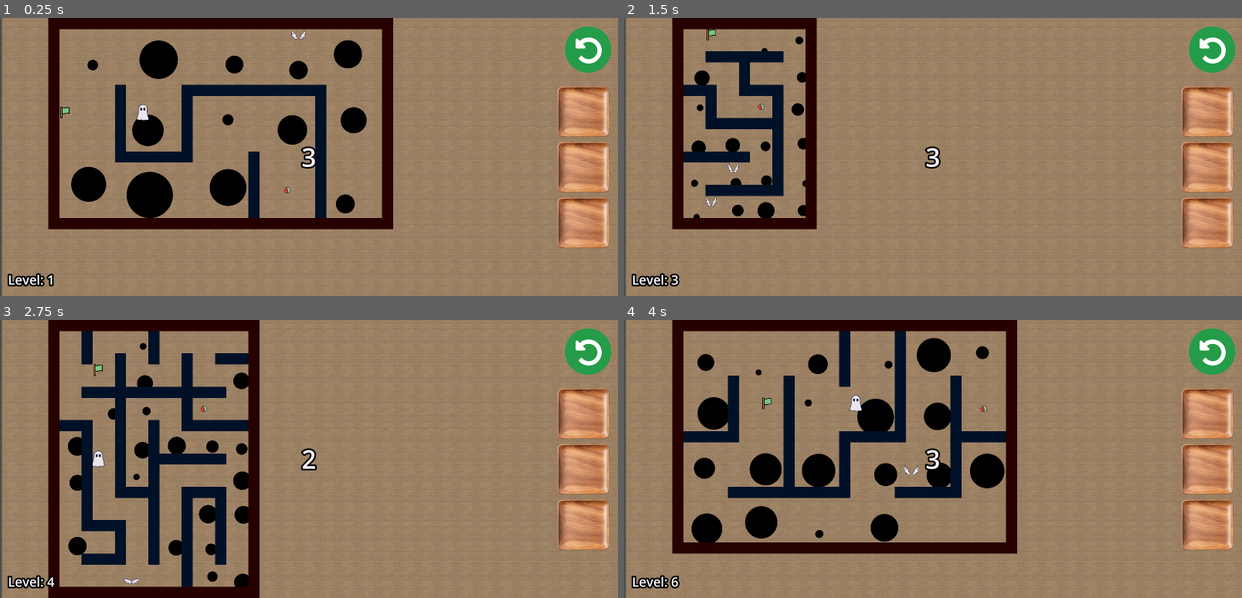
Above: before the commit, frames 1-4 (two rows, left to right).
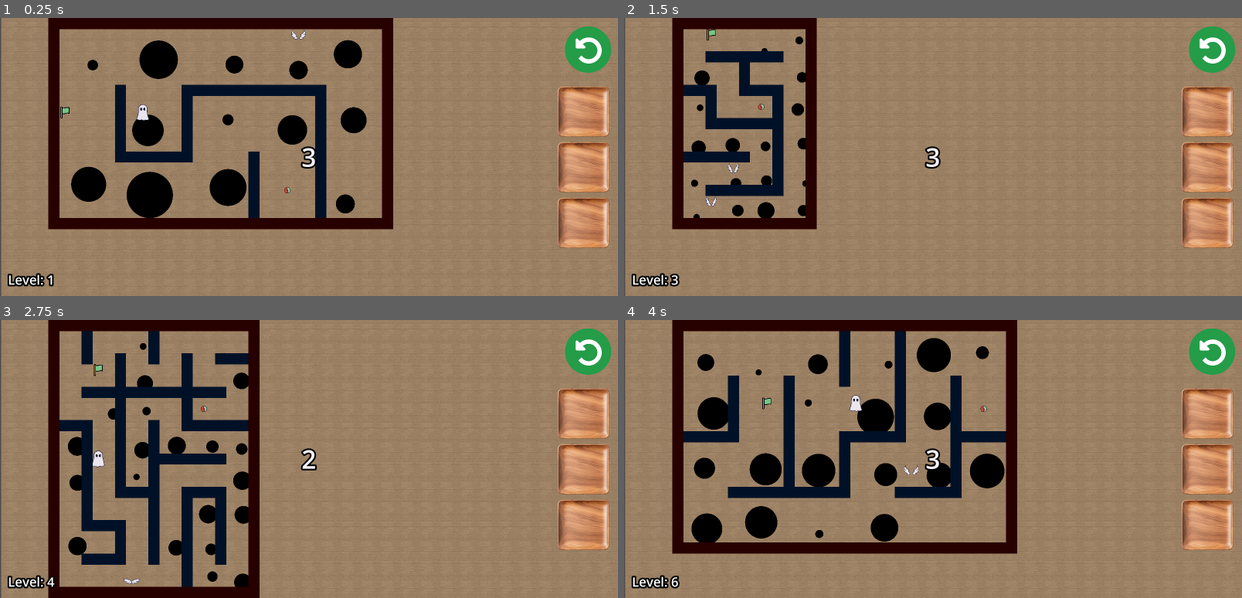
Above: after the commit, the same moments.

Repository: Herovero/GyroMaze
Game: Godot game, scene res://Scenes/main.tscn
Two runs of this game, one before a commit and one after it. Both use one fixed random seed, a clock stepped at 60 frames per second and the inputs below.
Inputs:
- Up to frame 1 (0.25 s): no input
- Up to frame 2 (1.5 s): tap Enter (ui_accept) at 0.5, 0.77 s; hold Right (ui_right) 0.53-1.28 s; hold Down (ui_down) from 1.28 s (still down)
- Up to frame 3 (2.75 s): tap Enter (ui_accept) at 1.52 s; release Down (ui_down) at 2.03 s; hold Right (ui_right) from 2.03 s (still down)
- Up to frame 4 (4 s): release Right (ui_right) at 2.78 s; hold Up (ui_up) 2.78-3.53 s; tap Enter (ui_accept) at 3.02, 3.77 s; hold Left (ui_left) from 3.53 s (still down)

The runs differ from the first frame. In frame 1, 0.2% of the frame differs, in the area x 0-1%, y 0-100%; in frame 2, 0.2%; in frame 3, 0.2%; in frame 4, 0.2%.

Commit message:
Added time remaining timer node

Diff:
--- a/Scenes/main.tscn
+++ b/Scenes/main.tscn
@@ -13,6 +13,7 @@
 [ext_resource type="PackedScene" uid="uid://cy81f3sgiqhtq" path="res://Scenes/powerup_slot.tscn" id="10_jkdf5"]
 [ext_resource type="PackedScene" uid="uid://ggicmeg7fv1h" path="res://Scenes/powerup_ghost.tscn" id="11_d1ilt"]
 [ext_resource type="PackedScene" uid="uid://bi5snb0ma00j1" path="res://Scenes/powerup_wing.tscn" id="12_6iyac"]
+[ext_resource type="Script" uid="uid://dcaxkqiax2bvs" path="res://Scripts/time_remaining.gd" id="12_jkdf5"]
 
 [node name="Node2D" type="Node2D"]
 
@@ -50,14 +51,17 @@
 metadata/_edit_group_ = true
 metadata/_edit_use_anchors_ = true
 
-[node name="Timer" type="Timer" parent="."]
+[node name="Time_remaining" type="Timer" parent="."]
+wait_time = 180.0
+
+[node name="Time_countdown" type="Timer" parent="."]
 wait_time = 3.0
 autostart = true
 
 [node name="TextureRect" type="TextureRect" parent="."]
 texture_repeat = 2
-offset_left = -601.0
-offset_right = 7387.0
+offset_left = -609.0
+offset_right = 7379.0
 offset_bottom = 3674.0
 texture = ExtResource("8_344ge")
 stretch_mode = 1
@@ -88,6 +92,15 @@
 scale = Vector2(0.3, 0.3)
 texture_normal = ExtResource("6_ynf5e")
 action = "ui_accept"
+
+[node name="time_remaining" type="Label" parent="InGameUIs"]
+offset_left = 16.0
+offset_right = 56.0
+offset_bottom = 69.0
+theme_override_constants/outline_size = 20
+theme_override_font_sizes/font_size = 50
+text = "3"
+script = ExtResource("12_jkdf5")
 
 [node name="time_countdown" type="Label" parent="InGameUIs"]
 z_index = 2
--- /dev/null
+++ b/Scenes/timer.tscn
@@ -0,0 +1,352 @@
+[gd_scene load_steps=85 format=3 uid="uid://dvrl07d5fk8k7"]
+
+[ext_resource type="Script" uid="uid://dycwpfx4t14h8" path="res://Scripts/collectible_timer.gd" id="1_26t6q"]
+[ext_resource type="Texture2D" uid="uid://jr14k5kgllwy" path="res://Assets/collectibles/timer/_a_frm0,2020.png" id="1_in87v"]
+[ext_resource type="Texture2D" uid="uid://dofdw1evywj82" path="res://Assets/collectibles/timer/_a_frm1,30.png" id="2_26t6q"]
+[ext_resource type="Texture2D" uid="uid://dsad3x4gungnt" path="res://Assets/collectibles/timer/_a_frm2,20.png" id="3_35ljr"]
+[ext_resource type="Texture2D" uid="uid://cwwv3vl77lloj" path="res://Assets/collectibles/timer/_a_frm3,30.png" id="4_d31y3"]
+[ext_resource type="Texture2D" uid="uid://pyiy7ddryjey" path="res://Assets/collectibles/timer/_a_frm4,20.png" id="5_jicgn"]
+[ext_resource type="Texture2D" uid="uid://cc4pn5jch3ong" path="res://Assets/collectibles/timer/_a_frm5,30.png" id="6_yvgb5"]
+[ext_resource type="Texture2D" uid="uid://col0p20hli4y8" path="res://Assets/collectibles/timer/_a_frm6,20.png" id="7_h35a5"]
+[ext_resource type="Texture2D" uid="uid://dijckmyenvdqi" path="res://Assets/collectibles/timer/_a_frm7,30.png" id="8_fwwjn"]
+[ext_resource type="Texture2D" uid="uid://2w5i0q3swagj" path="res://Assets/collectibles/timer/_a_frm8,20.png" id="9_hhvbs"]
+[ext_resource type="Texture2D" uid="uid://48ek284aocuk" path="res://Assets/collectibles/timer/_a_frm9,30.png" id="10_b12sg"]
+[ext_resource type="Texture2D" uid="uid://mpy25vn5ffdl" path="res://Assets/collectibles/timer/_a_frm10,20.png" id="11_1o3vd"]
+[ext_resource type="Texture2D" uid="uid://57lghm7ivub5" path="res://Assets/collectibles/timer/_a_frm11,30.png" id="12_nv535"]
+[ext_resource type="Texture2D" uid="uid://nxmi0ojholmx" path="res://Assets/collectibles/timer/_a_frm12,20.png" id="13_omhu3"]
+[ext_resource type="Texture2D" uid="uid://beucalxoc3qsw" path="res://Assets/collectibles/timer/_a_frm13,30.png" id="14_ef2ru"]
+[ext_resource type="Texture2D" uid="uid://db28y3vob1blg" path="res://Assets/collectibles/timer/_a_frm14,20.png" id="15_uqqxu"]
+[ext_resource type="Texture2D" uid="uid://dakcimn26sctg" path="res://Assets/collectibles/timer/_a_frm15,30.png" id="16_xlri4"]
+[ext_resource type="Texture2D" uid="uid://bdvxjgl4spf0s" path="res://Assets/collectibles/timer/_a_frm16,20.png" id="17_fum3w"]
+[ext_resource type="Texture2D" uid="uid://dcwuychpictfo" path="res://Assets/collectibles/timer/_a_frm17,30.png" id="18_y7ifi"]
+[ext_resource type="Texture2D" uid="uid://buq1vnp8pkmmv" path="res://Assets/collectibles/timer/_a_frm18,20.png" id="19_7laxl"]
+[ext_resource type="Texture2D" uid="uid://bmtxwn6t3ygb1" path="res://Assets/collectibles/timer/_a_frm19,30.png" id="20_6grf5"]
+[ext_resource type="Texture2D" uid="uid://5tjm38uobg3t" path="res://Assets/collectibles/timer/_a_frm20,20.png" id="21_bjerm"]
+[ext_resource type="Texture2D" uid="uid://cmq3m13ixwkf7" path="res://Assets/collectibles/timer/_a_frm21,30.png" id="22_k7j7u"]
+[ext_resource type="Texture2D" uid="uid://mhn63ntwuprf" path="res://Assets/collectibles/timer/_a_frm22,20.png" id="23_fsxgo"]
+[ext_resource type="Texture2D" uid="uid://c0ukaokc375u1" path="res://Assets/collectibles/timer/_a_frm23,30.png" id="24_32hth"]
+[ext_resource type="Texture2D" uid="uid://ckppwf1rjxr50" path="res://Assets/collectibles/timer/_a_frm24,20.png" id="25_viih7"]
+[ext_resource type="Texture2D" uid="uid://dhkgekkvu5bmt" path="res://Assets/collectibles/timer/_a_frm25,30.png" id="26_ehu8g"]
+[ext_resource type="Texture2D" uid="uid://gb8f73sgicp0" path="res://Assets/collectibles/timer/_a_frm26,20.png" id="27_dmcke"]
+[ext_resource type="Texture2D" uid="uid://dak8mu3cpo7cb" path="res://Assets/collectibles/timer/_a_frm27,30.png" id="28_8qp5i"]
+[ext_resource type="Texture2D" uid="uid://o4wksncsc5ml" path="res://Assets/collectibles/timer/_a_frm28,20.png" id="29_ojqj8"]
+[ext_resource type="Texture2D" uid="uid://82djpe1cbiu" path="res://Assets/collectibles/timer/_a_frm29,30.png" id="30_3sqvb"]
+[ext_resource type="Texture2D" uid="uid://43vnx4qad4ni" path="res://Assets/collectibles/timer/_a_frm30,20.png" id="31_4b3hf"]
+[ext_resource type="Texture2D" uid="uid://snvnfu3pgiea" path="res://Assets/collectibles/timer/_a_frm31,30.png" id="32_aerui"]
+[ext_resource type="Texture2D" uid="uid://hjiomesfh8ni" path="res://Assets/collectibles/timer/_a_frm32,20.png" id="33_yk632"]
+[ext_resource type="Texture2D" uid="uid://chpqgn4grv1qa" path="res://Assets/collectibles/timer/_a_frm33,30.png" id="34_6k2w2"]
+[ext_resource type="Texture2D" uid="uid://bx6k1wvs6kv70" path="res://Assets/collectibles/timer/_a_frm34,20.png" id="35_7rtuv"]
+[ext_resource type="Texture2D" uid="uid://dt5yafvllbh7y" path="res://Assets/collectibles/timer/_a_frm35,30.png" id="36_2b8n3"]
+[ext_resource type="Texture2D" uid="uid://ce0kkptv5inh3" path="res://Assets/collectibles/timer/_a_frm36,20.png" id="37_sd0t6"]
+[ext_resource type="Texture2D" uid="uid://bs8qrgowawuog" path="res://Assets/collectibles/timer/_a_frm37,30.png" id="38_tp0cy"]
+[ext_resource type="Texture2D" uid="uid://vxdrxk88mqxk" path="res://Assets/collectibles/timer/_a_frm38,20.png" id="39_xyuhx"]
+[ext_resource type="Texture2D" uid="uid://digew3b4pijrt" path="res://Assets/collectibles/timer/_a_frm39,30.png" id="40_lk2y7"]
+[ext_resource type="Texture2D" uid="uid://s2sfbakyx0oq" path="res://Assets/collectibles/timer/_a_frm40,20.png" id="41_wpuiw"]
+[ext_resource type="Texture2D" uid="uid://dye17ojk44wpc" path="res://Assets/collectibles/timer/_a_frm41,30.png" id="42_vbxaw"]
+[ext_resource type="Texture2D" uid="uid://dlcqxt0qusuvy" path="res://Assets/collectibles/timer/_a_frm42,20.png" id="43_gswje"]
+[ext_resource type="Texture2D" uid="uid://dqnanrundc3sh" path="res://Assets/collectibles/timer/_a_frm43,30.png" id="44_qccuc"]
+[ext_resource type="Texture2D" uid="uid://bfpt6sxw8y7co" path="res://Assets/collectibles/timer/_a_frm44,20.png" id="45_yscmg"]
+[ext_resource type="Texture2D" uid="uid://b1cjownmwuqsr" path="res://Assets/collectibles/timer/_a_frm45,30.png" id="46_6t7rs"]
+[ext_resource type="Texture2D" uid="uid://dkgxpy0wbugo" path="res://Assets/collectibles/timer/_a_frm46,20.png" id="47_1ftet"]
+[ext_resource type="Texture2D" uid="uid://bh6toowniufj1" path="res://Assets/collectibles/timer/_a_frm47,30.png" id="48_kd1ai"]
+[ext_resource type="Texture2D" uid="uid://ydqr322mtra7" path="res://Assets/collectibles/timer/_a_frm48,20.png" id="49_0t1d5"]
+[ext_resource type="Texture2D" uid="uid://b8yb1mhiyfvm3" path="res://Assets/collectibles/timer/_a_frm49,30.png" id="50_o2esy"]
+[ext_resource type="Texture2D" uid="uid://cf5cy7d74c5kl" path="res://Assets/collectibles/timer/_a_frm50,20.png" id="51_2u0f6"]
+[ext_resource type="Texture2D" uid="uid://clv2uljc43d38" path="res://Assets/collectibles/timer/_a_frm51,30.png" id="52_b2kcy"]
+[ext_resource type="Texture2D" uid="uid://cp6fbr1b8vped" path="res://Assets/collectibles/timer/_a_frm52,20.png" id="53_sxb3r"]
+[ext_resource type="Texture2D" uid="uid://cpggfiwdtrynl" path="res://Assets/collectibles/timer/_a_frm53,30.png" id="54_eegkq"]
+[ext_resource type="Texture2D" uid="uid://ct71xr32y3t6p" path="res://Assets/collectibles/timer/_a_frm54,20.png" id="55_4fxql"]
+[ext_resource type="Texture2D" uid="uid://dnhgpgucfu8pv" path="res://Assets/collectibles/timer/_a_frm55,30.png" id="56_ex7me"]
+[ext_resource type="Texture2D" uid="uid://qj4rkkwkecpp" path="res://Assets/collectibles/timer/_a_frm56,20.png" id="57_lvgw3"]
+[ext_resource type="Texture2D" uid="uid://5i1gdk5e051s" path="res://Assets/collectibles/timer/_a_frm57,30.png" id="58_ohn5i"]
+[ext_resource type="Texture2D" uid="uid://gckrrhbcvenq" path="res://Assets/collectibles/timer/_a_frm58,20.png" id="59_0ma0t"]
+[ext_resource type="Texture2D" uid="uid://dnt7bkvpmbwgu" path="res://Assets/collectibles/timer/_a_frm59,30.png" id="60_m4n56"]
+[ext_resource type="Texture2D" uid="uid://ckdm111vdepi1" path="res://Assets/collectibles/timer/_a_frm60,20.png" id="61_nfqmq"]
+[ext_resource type="Texture2D" uid="uid://bucci6x1rrhg2" path="res://Assets/collectibles/timer/_a_frm61,30.png" id="62_63dk8"]
+[ext_resource type="Texture2D" uid="uid://bxxjddo8tejfm" path="res://Assets/collectibles/timer/_a_frm62,20.png" id="63_7bwwg"]
+[ext_resource type="Texture2D" uid="uid://708tv0cwqodj" path="res://Assets/collectibles/timer/_a_frm63,30.png" id="64_ybbd7"]
+[ext_resource type="Texture2D" uid="uid://ds07l7annp6np" path="res://Assets/collectibles/timer/_a_frm64,20.png" id="65_aqgv1"]
+[ext_resource type="Texture2D" uid="uid://dqlye6fmyteed" path="res://Assets/collectibles/timer/_a_frm65,30.png" id="66_5idtt"]
+[ext_resource type="Texture2D" uid="uid://68jq6pbudh0s" path="res://Assets/collectibles/timer/_a_frm66,20.png" id="67_ood4g"]
+[ext_resource type="Texture2D" uid="uid://dhbacrgntdk8e" path="res://Assets/collectibles/timer/_a_frm67,30.png" id="68_pxmoe"]
+[ext_resource type="Texture2D" uid="uid://fy7tsk017h34" path="res://Assets/collectibles/timer/_a_frm68,20.png" id="69_hgsxr"]
+[ext_resource type="Texture2D" uid="uid://dh35v8in34njm" path="res://Assets/collectibles/timer/_a_frm69,30.png" id="70_d5f7k"]
+[ext_resource type="Texture2D" uid="uid://d2rtxwe68d2ai" path="res://Assets/collectibles/timer/_a_frm70,20.png" id="71_rrimm"]
+[ext_resource type="Texture2D" uid="uid://du5ed2oexfvav" path="res://Assets/collectibles/timer/_a_frm71,30.png" id="72_x58uu"]
+[ext_resource type="Texture2D" uid="uid://dyc558ybs7hkf" path="res://Assets/collectibles/timer/_a_frm72,20.png" id="73_4efjl"]
+[ext_resource type="Texture2D" uid="uid://b4j4uqdbjl3nf" path="res://Assets/collectibles/timer/_a_frm73,30.png" id="74_rvn3w"]
+[ext_resource type="Texture2D" uid="uid://dw6b6j3yu0u3c" path="res://Assets/collectibles/timer/_a_frm74,20.png" id="75_w8212"]
+[ext_resource type="Texture2D" uid="uid://dvpb2qhrtcny8" path="res://Assets/collectibles/timer/_a_frm75,30.png" id="76_qryfv"]
+[ext_resource type="Texture2D" uid="uid://ber1a673jjqsb" path="res://Assets/collectibles/timer/_a_frm76,20.png" id="77_in2mo"]
+[ext_resource type="Texture2D" uid="uid://bqwxq1hcug8ga" path="res://Assets/collectibles/timer/_a_frm77,30.png" id="78_dkhqf"]
+[ext_resource type="Texture2D" uid="uid://ca0qv7v674fkw" path="res://Assets/collectibles/timer/_a_frm78,20.png" id="79_w5ojg"]
+[ext_resource type="Texture2D" uid="uid://dac3h18kd03mp" path="res://Assets/collectibles/timer/_a_frm79,30.png" id="80_rtnqd"]
+[ext_resource type="Texture2D" uid="uid://dbvgy1vn5gb5a" path="res://Assets/collectibles/timer/_a_frm80,20.png" id="81_p5kn3"]
+
+[sub_resource type="SpriteFrames" id="SpriteFrames_7es44"]
+animations = [{
+"frames": [{
+"duration": 1.0,
+"texture": ExtResource("1_in87v")
+}, {
+"duration": 1.0,
+"texture": ExtResource("2_26t6q")
+}, {
+"duration": 1.0,
+"texture": ExtResource("3_35ljr")
+}, {
+"duration": 1.0,
+"texture": ExtResource("4_d31y3")
+}, {
+"duration": 1.0,
+"texture": ExtResource("5_jicgn")
+}, {
+"duration": 1.0,
+"texture": ExtResource("6_yvgb5")
+}, {
+"duration": 1.0,
+"texture": ExtResource("7_h35a5")
+}, {
+"duration": 1.0,
+"texture": ExtResource("8_fwwjn")
+}, {
+"duration": 1.0,
+"texture": ExtResource("9_hhvbs")
+}, {
+"duration": 1.0,
+"texture": ExtResource("10_b12sg")
+}, {
+"duration": 1.0,
+"texture": ExtResource("11_1o3vd")
+}, {
+"duration": 1.0,
+"texture": ExtResource("12_nv535")
+}, {
+"duration": 1.0,
+"texture": ExtResource("13_omhu3")
+}, {
+"duration": 1.0,
+"texture": ExtResource("14_ef2ru")
+}, {
+"duration": 1.0,
+"texture": ExtResource("15_uqqxu")
+}, {
+"duration": 1.0,
+"texture": ExtResource("16_xlri4")
+}, {
+"duration": 1.0,
+"texture": ExtResource("17_fum3w")
+}, {
+"duration": 1.0,
+"texture": ExtResource("18_y7ifi")
+}, {
+"duration": 1.0,
+"texture": ExtResource("19_7laxl")
+}, {
+"duration": 1.0,
+"texture": ExtResource("20_6grf5")
+}, {
+"duration": 1.0,
+"texture": ExtResource("21_bjerm")
+}, {
+"duration": 1.0,
+"texture": ExtResource("22_k7j7u")
+}, {
+"duration": 1.0,
+"texture": ExtResource("23_fsxgo")
+}, {
+"duration": 1.0,
+"texture": ExtResource("24_32hth")
+}, {
+"duration": 1.0,
+"texture": ExtResource("25_viih7")
+}, {
+"duration": 1.0,
+"texture": ExtResource("26_ehu8g")
+}, {
+"duration": 1.0,
+"texture": ExtResource("27_dmcke")
+}, {
+"duration": 1.0,
+"texture": ExtResource("28_8qp5i")
+}, {
+"duration": 1.0,
+"texture": ExtResource("29_ojqj8")
+}, {
+"duration": 1.0,
+"texture": ExtResource("30_3sqvb")
+}, {
+"duration": 1.0,
+"texture": ExtResource("31_4b3hf")
+}, {
+"duration": 1.0,
+"texture": ExtResource("32_aerui")
+}, {
+"duration": 1.0,
+"texture": ExtResource("33_yk632")
+}, {
+"duration": 1.0,
+"texture": ExtResource("34_6k2w2")
+}, {
+"duration": 1.0,
+"texture": ExtResource("35_7rtuv")
+}, {
+"duration": 1.0,
+"texture": ExtResource("36_2b8n3")
+}, {
+"duration": 1.0,
+"texture": ExtResource("37_sd0t6")
+}, {
+"duration": 1.0,
+"texture": ExtResource("38_tp0cy")
+}, {
+"duration": 1.0,
+"texture": ExtResource("39_xyuhx")
+}, {
+"duration": 1.0,
+"texture": ExtResource("40_lk2y7")
+}, {
+"duration": 1.0,
+"texture": ExtResource("41_wpuiw")
+}, {
+"duration": 1.0,
+"texture": ExtResource("42_vbxaw")
+}, {
+"duration": 1.0,
+"texture": ExtResource("43_gswje")
+}, {
+"duration": 1.0,
+"texture": ExtResource("44_qccuc")
+}, {
+"duration": 1.0,
+"texture": ExtResource("45_yscmg")
+}, {
+"duration": 1.0,
+"texture": ExtResource("46_6t7rs")
+}, {
+"duration": 1.0,
+"texture": ExtResource("47_1ftet")
+}, {
+"duration": 1.0,
+"texture": ExtResource("48_kd1ai")
+}, {
+"duration": 1.0,
+"texture": ExtResource("49_0t1d5")
+}, {
+"duration": 1.0,
+"texture": ExtResource("50_o2esy")
+}, {
+"duration": 1.0,
+"texture": ExtResource("51_2u0f6")
+}, {
+"duration": 1.0,
+"texture": ExtResource("52_b2kcy")
+}, {
+"duration": 1.0,
+"texture": ExtResource("53_sxb3r")
+}, {
+"duration": 1.0,
+"texture": ExtResource("54_eegkq")
+}, {
+"duration": 1.0,
+"texture": ExtResource("55_4fxql")
+}, {
+"duration": 1.0,
+"texture": ExtResource("56_ex7me")
+}, {
+"duration": 1.0,
+"texture": ExtResource("57_lvgw3")
+}, {
+"duration": 1.0,
+"texture": ExtResource("58_ohn5i")
+}, {
+"duration": 1.0,
+"texture": ExtResource("59_0ma0t")
+}, {
+"duration": 1.0,
+"texture": ExtResource("60_m4n56")
+}, {
+"duration": 1.0,
+"texture": ExtResource("61_nfqmq")
+}, {
+"duration": 1.0,
+"texture": ExtResource("62_63dk8")
+}, {
+"duration": 1.0,
+"texture": ExtResource("63_7bwwg")
+}, {
+"duration": 1.0,
+"texture": ExtResource("64_ybbd7")
+}, {
+"duration": 1.0,
+"texture": ExtResource("65_aqgv1")
+}, {
+"duration": 1.0,
+"texture": ExtResource("66_5idtt")
+}, {
+"duration": 1.0,
+"texture": ExtResource("67_ood4g")
+}, {
+"duration": 1.0,
+"texture": ExtResource("68_pxmoe")
+}, {
+"duration": 1.0,
+"texture": ExtResource("69_hgsxr")
+}, {
+"duration": 1.0,
+"texture": ExtResource("70_d5f7k")
+}, {
+"duration": 1.0,
+"texture": ExtResource("71_rrimm")
+}, {
+"duration": 1.0,
+"texture": ExtResource("72_x58uu")
+}, {
+"duration": 1.0,
+"texture": ExtResource("73_4efjl")
+}, {
+"duration": 1.0,
+"texture": ExtResource("74_rvn3w")
+}, {
+"duration": 1.0,
+"texture": ExtResource("75_w8212")
+}, {
+"duration": 1.0,
+"texture": ExtResource("76_qryfv")
+}, {
+"duration": 1.0,
+"texture": ExtResource("77_in2mo")
+}, {
+"duration": 1.0,
+"texture": ExtResource("78_dkhqf")
+}, {
+"duration": 1.0,
+"texture": ExtResource("79_w5ojg")
+}, {
+"duration": 1.0,
+"texture": ExtResource("80_rtnqd")
+}, {
+"duration": 1.0,
+"texture": ExtResource("81_p5kn3")
+}],
+"loop": true,
+"name": &"default",
+"speed": 40.0
+}]
+
+[sub_resource type="CircleShape2D" id="CircleShape2D_a2df2"]
+radius = 95.02105
+
+[node name="timer" type="Area2D"]
+script = ExtResource("1_26t6q")
+
+[node name="AnimatedSprite2D" type="AnimatedSprite2D" parent="."]
+scale = Vector2(0.3, 0.3)
+sprite_frames = SubResource("SpriteFrames_7es44")
+autoplay = "default"
+frame_progress = 0.76682836
+
+[node name="CollisionShape2D" type="CollisionShape2D" parent="."]
+shape = SubResource("CircleShape2D_a2df2")
+
+[connection signal="body_entered" from="." to="." method="_on_body_entered"]
--- a/Scripts/SignalBus.gd
+++ b/Scripts/SignalBus.gd
@@ -2,3 +2,5 @@
 
 @warning_ignore("unused_signal")
 signal switch_level
+@warning_ignore("unused_signal")
+signal game_started
--- /dev/null
+++ b/Scripts/collectible_timer.gd
@@ -0,0 +1,15 @@
+extends Area2D
+
+var player
+
+# Called when the node enters the scene tree for the first time.
+func _ready():
+	player = get_tree().get_nodes_in_group("Player")
+
+# Called every frame. 'delta' is the elapsed time since the previous frame.
+func _process(delta):
+	pass
+
+func _on_body_entered(body):
+	if body.is_in_group("Player"):
+		pass
--- a/Scripts/time_countdown.gd
+++ b/Scripts/time_countdown.gd
@@ -1,7 +1,6 @@
 extends Label
 
-@onready var timer: Timer = $"../../Timer"
-@onready var time_countdown: Label = $"."
+@onready var timer: Timer = $"../../Time_countdown"
 
 var player
 
@@ -9,7 +8,7 @@
 func _ready():
 	player = get_tree().get_first_node_in_group("Player")
 
-	time_countdown.text = "0"
+	text = "0"
 	if not SignalBus.is_connected("switch_level", _on_level_start):
 		SignalBus.connect("switch_level", _on_level_start)
 
@@ -37,4 +36,7 @@
 func _on_timer_timeout():
 	# When time is up, hide the label
 	visible = false
-	player.input_enabled = true
+	if player:
+		player.input_enabled = true
+
+	SignalBus.emit_signal("game_started")
--- /dev/null
+++ b/Scripts/time_remaining.gd
@@ -0,0 +1,52 @@
+extends Label
+
+@onready var timer: Timer = $"../../Time_remaining"
+
+var player
+var has_game_started: bool = false
+var saved_time: float = 0.0
+
+# Called when the node enters the scene tree for the first time.
+func _ready():
+	player = get_tree().get_first_node_in_group("Player")
+
+	visible = false
+
+	# Initialize our saved time to the full default time for first level
+	saved_time = timer.wait_time
+
+	SignalBus.connect("game_started", _on_game_started)
+	SignalBus.connect("switch_level", _on_switch_level)
+
+	#_on_switch_level()
+
+# Called every frame. 'delta' is the elapsed time since the previous frame.
+func _process(delta):
+	if not timer.is_stopped():
+		update_display(timer.time_left)
+
+func update_display(time_in_seconds):
+	var total_seconds = int(ceil(time_in_seconds))
+	var minutes = total_seconds / 60
+	var seconds = total_seconds % 60
+	# Format string with padding
+	# "%02d" means "make sure this number has at least 2 digits" (e.g., 5 becomes 05)
+	text = "%d : %02d" % [minutes, seconds]
+
+func _on_switch_level():
+	has_game_started = false
+
+	# Capture exactly how much time was left when the player hit the flag.
+	if not timer.is_stopped():
+		saved_time = timer.time_left
+
+	timer.stop()
+	update_display(saved_time)
+
+func _on_game_started():
+	if has_game_started:
+		return
+
+	visible = true
+	has_game_started = true
+	timer.start(saved_time)
Binary file added: Assets/collectibles/timer/_a_frm0,2020.png
Not shown, added: Assets/collectibles/timer/_a_frm0,2020.png.import
Binary file added: Assets/collectibles/timer/_a_frm1,30.png
Not shown, added: Assets/collectibles/timer/_a_frm1,30.png.import
Binary file added: Assets/collectibles/timer/_a_frm10,20.png
Not shown, added: Assets/collectibles/timer/_a_frm10,20.png.import
Binary file added: Assets/collectibles/timer/_a_frm11,30.png
Not shown, added: Assets/collectibles/timer/_a_frm11,30.png.import
Binary file added: Assets/collectibles/timer/_a_frm12,20.png
Not shown, added: Assets/collectibles/timer/_a_frm12,20.png.import
Binary file added: Assets/collectibles/timer/_a_frm13,30.png
Not shown, added: Assets/collectibles/timer/_a_frm13,30.png.import
(and 153 more such lines)
